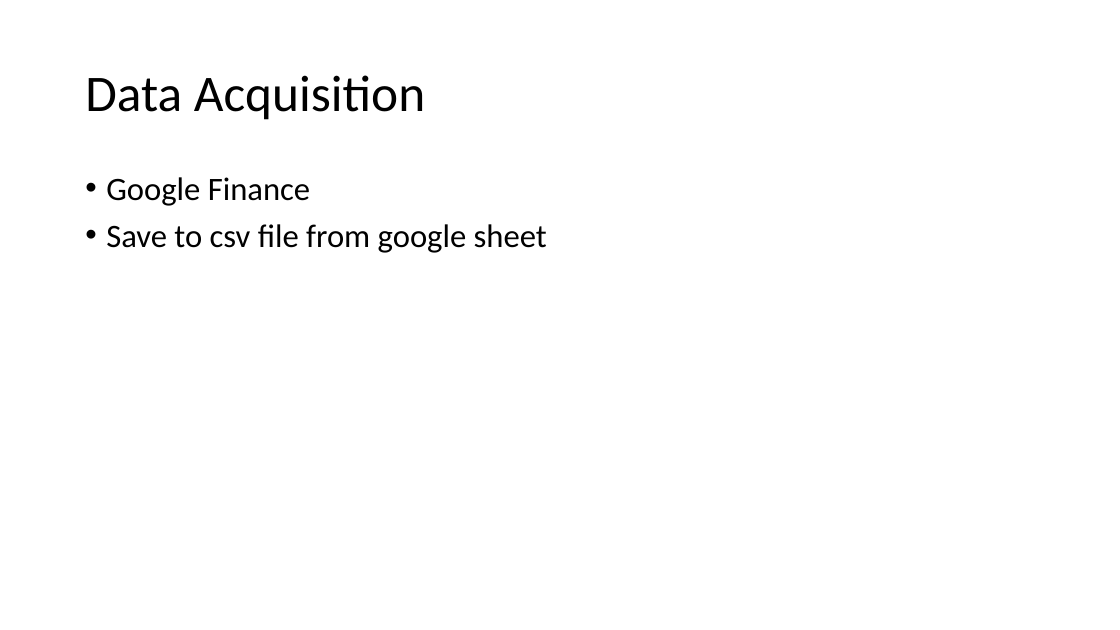
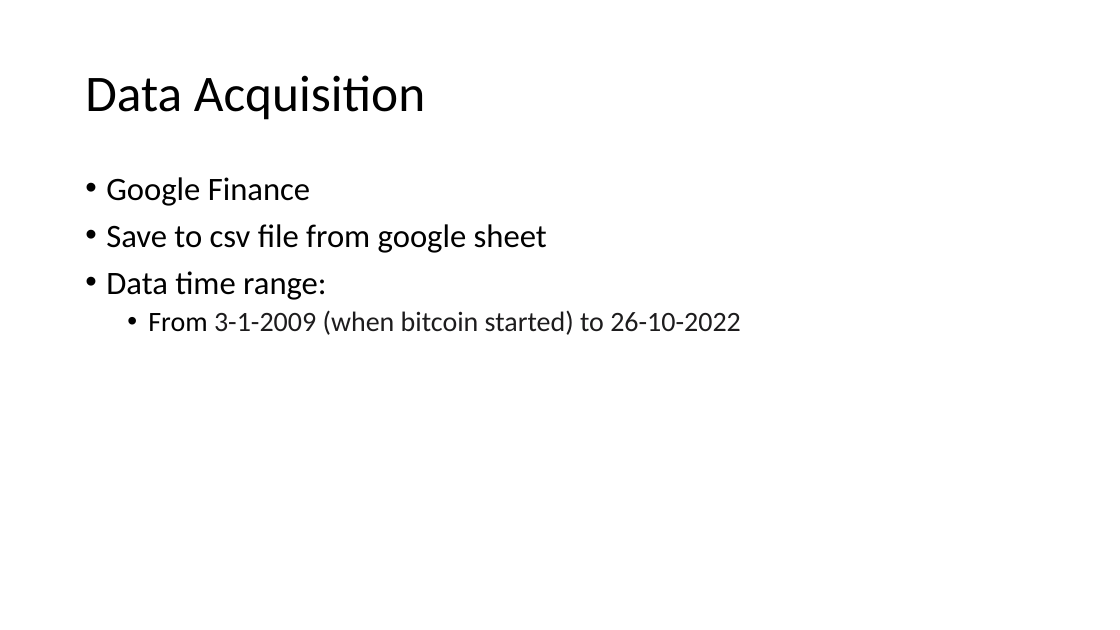
Before and after one commit to NavpreetNat/Crypto_Master, a slide deck: slide 3 of Presentation.pptx. Drawn at 1120x630 pixels with LibreOffice and Linux fonts; fonts in the diff are those of the drawing. Boxes give left, top, right and bottom in pixels: in the first picture for what was removed or moved away, otherwise in the second. Text is boxed around its words. In the diff, an @@ line names an element or a change of style, - is before the commit and + after.

Commit message:
commit btc bnb data from 3-1-2019 to 26-10-2022

```diff
--- a/Presentation.pptx
+++ b/Presentation.pptx
@@ text at bbox=[106, 271, 741, 335]: paragraphs added @@
+• Data time range:
+  • From 3-1-2009 (when bitcoin started) to 26-10-2022
```
Also in this commit, not shown: 1 other slide changed, 1 slide added, 2 other files.
